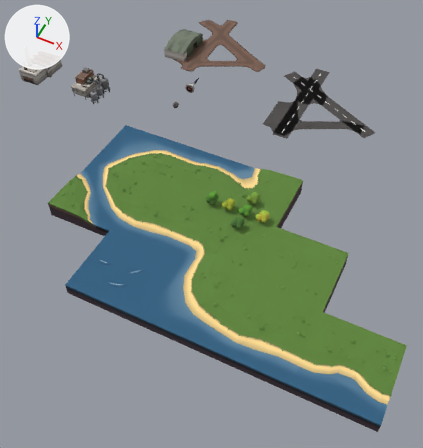
A saved change to the Blender file quadset.blend.
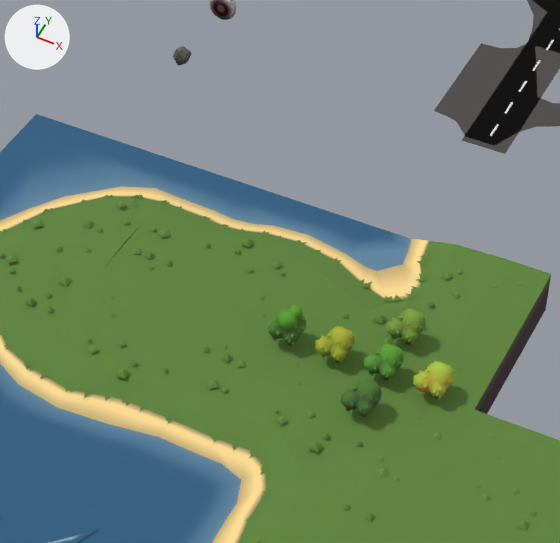
Old and new are each drawn whole from a 50 mm lens placed at (32.4, -48.2, 46.9), pointed at (11.0, -5.5, -6.5) and again close up on the part from 27% to 72% of the width and 19% to 61% of the height. The lights are fixed; the arrows at upper left show +X, +Y and +Z.

Script lines for the objects in view, before the commit:
```python
me_leaftree_1_006 = bpy.data.meshes.new('leaftree-1.006')
me_leaftree_1_006.from_pydata(...)  # 354 vertices, 198 faces; spans x -0.84..0.57, y -0.68..0.74, z -0.08..1.42
me_leaftree_1_006.polygons.foreach_set('use_smooth', [True] * 198)
me_leaftree_1_006.materials.append(mat_material)  # picture img_palette_png
me_rock_1 = bpy.data.meshes.new('rock-1')
me_rock_1.from_pydata(...)  # 30 vertices, 17 faces; spans x -0.394..0.394, y -0.394..0.383, z -0.394..0.394
me_rock_1.materials.append(mat_material)  # picture img_palette_png
me_t_wwww_1 = bpy.data.meshes.new('t-wwww-1')
me_t_wwww_1.from_pydata(...)  # 44 vertices, 36 faces; spans x -4.0..4.0, y -4.0..4.0, z -2.0..-0.49
me_t_wwww_1.materials.append(mat_material)  # picture img_palette_png
ob_leaftree_1_002 = bpy.data.objects.new('leaftree-1.002', me_leaftree_1_006)
ob_leaftree_1_002.location = (18.47, -8.0, 0.0)
ob_rock_1 = bpy.data.objects.new('rock-1', me_rock_1)
ob_rock_1.location = (0.0, 6.0, 0.0)
ob_t_wwww_1 = bpy.data.objects.new('t-wwww-1', me_t_wwww_1)
ob_t_wwww_1.location = (8.0, -20.0, 0.0)
# also in view: 'leaftree-1.004' at (12.3, -8.0, 0.8); 'leaftree-1.008' at (16.3, -5.9, 0.7); 't-ggwg-1.001' at (16.0, -4.0, -0.9); 'leaftree-1.001' at (16.3, -8.0, 0.7); 't-gggg-1.001' at (24.0, -12.0, -0.9)
```
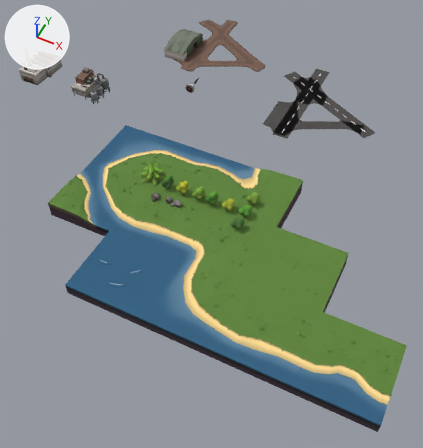
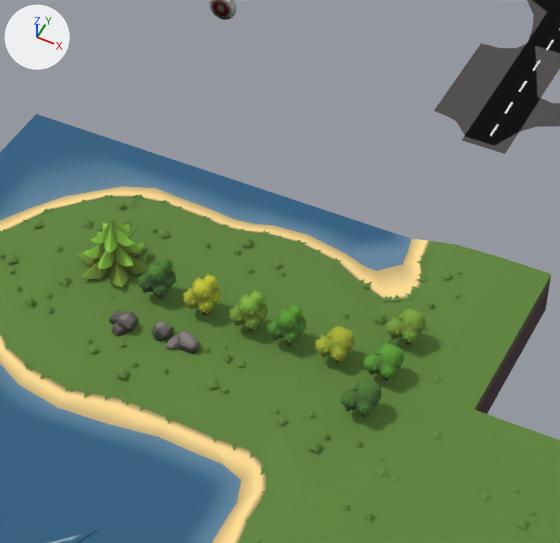
Edits to the scene script, one JSON object a line:
```json
{"op": "add", "block": "me_cylinder", "code": ["me_cylinder = bpy.data.meshes.new('Cylinder')", "me_cylinder.from_pydata(...)  # 204 vertices, 204 faces; spans x -1.53..1.56, y -1.43..1.5, z 0.14..2.43", "me_cylinder.materials.append(mat_material)  # picture img_palette_png"]}
{"op": "add", "block": "me_rock_1_002", "code": ["me_rock_1_002 = bpy.data.meshes.new('rock-1.002')", "me_rock_1_002.from_pydata(...)  # 60 vertices, 34 faces; spans x -0.807..0.446, y -0.578..0.383, z -0.502..0.142", "me_rock_1_002.materials.append(mat_material)  # picture img_palette_png"]}
{"op": "add", "block": "me_rock_1_001", "code": ["me_rock_1_001 = bpy.data.meshes.new('rock-1.001')", "me_rock_1_001.from_pydata(...)  # 120 vertices, 68 faces; spans x -0.689..0.394, y -0.712..0.597, z -0.674..0.394", "me_rock_1_001.materials.append(mat_material)  # picture img_palette_png"]}
{"op": "add", "block": "me_leaftree_1_012", "code": ["me_leaftree_1_012 = bpy.data.meshes.new('leaftree-1.012')", "me_leaftree_1_012.from_pydata(...)  # 399 vertices, 257 faces; spans x -0.84..0.56, y -0.68..0.7, z -0.08..1.7", "me_leaftree_1_012.polygons.foreach_set('use_smooth', [True] * 257)", "me_leaftree_1_012.materials.append(mat_material)  # picture img_palette_png"]}
{"op": "add", "block": "me_leaftree_1_011", "code": ["me_leaftree_1_011 = bpy.data.meshes.new('leaftree-1.011')", "me_leaftree_1_011.from_pydata(...)  # 399 vertices, 257 faces; spans x -0.84..0.56, y -0.68..0.7, z -0.08..1.7", "me_leaftree_1_011.polygons.foreach_set('use_smooth', [True] * 257)", "me_leaftree_1_011.materials.append(mat_material)  # picture img_palette_png"]}
{"op": "add", "block": "me_leaftree_1_010", "code": ["me_leaftree_1_010 = bpy.data.meshes.new('leaftree-1.010')", "me_leaftree_1_010.from_pydata(...)  # 399 vertices, 257 faces; spans x -0.84..0.56, y -0.68..0.7, z -0.08..1.7", "me_leaftree_1_010.polygons.foreach_set('use_smooth', [True] * 257)", "me_leaftree_1_010.materials.append(mat_material)  # picture img_palette_png"]}
{"op": "set", "path": "ob_rock_1.location", "old": "(0.0, 6.0, 0.0)", "new": "(7.83, -9.71, 0.24)"}
{"op": "remove", "block": "ob_leaftree_1_002", "code": ["ob_leaftree_1_002 = bpy.data.objects.new('leaftree-1.002', me_leaftree_1_006)", "ob_leaftree_1_002.location = (18.47, -8.0, 0.0)"]}
{"op": "add", "block": "ob_firtree_1_001", "code": ["ob_firtree_1_001 = bpy.data.objects.new('firtree-1.001', me_cylinder)", "ob_firtree_1_001.location = (4.33, -7.27, 0.0)"]}
{"op": "add", "block": "ob_rock_1_002", "code": ["ob_rock_1_002 = bpy.data.objects.new('rock-1.002', me_rock_1_002)", "ob_rock_1_002.location = (9.09, -9.75, 0.28)"]}
{"op": "add", "block": "ob_rock_1_001", "code": ["ob_rock_1_001 = bpy.data.objects.new('rock-1.001', me_rock_1_001)", "ob_rock_1_001.location = (6.4, -9.96, 0.24)"]}
{"op": "add", "block": "ob_leaftree_large_1_003", "code": ["ob_leaftree_large_1_003 = bpy.data.objects.new('leaftree-large-1.003', me_leaftree_1_012)", "ob_leaftree_large_1_003.location = (6.84, -8.0, 0.0)"]}
{"op": "add", "block": "ob_leaftree_large_1_002", "code": ["ob_leaftree_large_1_002 = bpy.data.objects.new('leaftree-large-1.002', me_leaftree_1_011)", "ob_leaftree_large_1_002.location = (8.84, -8.0, 0.0)"]}
{"op": "add", "block": "ob_leaftree_large_1_001", "code": ["ob_leaftree_large_1_001 = bpy.data.objects.new('leaftree-large-1.001', me_leaftree_1_010)", "ob_leaftree_large_1_001.location = (10.84, -8.0, 0.0)"]}
```

Where the change shows, as pixel boxes (x1, y1, x2, y2) in the close-ups (560 x 543 px):
```json
{"object": "firtree-1.001", "change": "added", "after": [77, 220, 149, 287], "on screen": "green"}
{"object": "leaftree-large-1.001", "change": "added", "after": [229, 292, 268, 332], "on screen": "green"}
{"object": "leaftree-large-1.002", "change": "added", "after": [183, 274, 222, 316], "on screen": "yellow"}
{"object": "leaftree-1.002", "change": "deleted", "before": [413, 361, 455, 399], "on screen": "yellow"}
{"object": "leaftree-large-1.003", "change": "added", "after": [138, 258, 176, 300], "on screen": "green"}
{"object": "rock-1", "change": "moved", "before": [173, 46, 192, 65], "after": [152, 321, 174, 341]}
{"object": "rock-1.001", "change": "added", "after": [109, 310, 138, 336]}
{"object": "rock-1.002", "change": "added", "after": [166, 330, 200, 354]}
```
